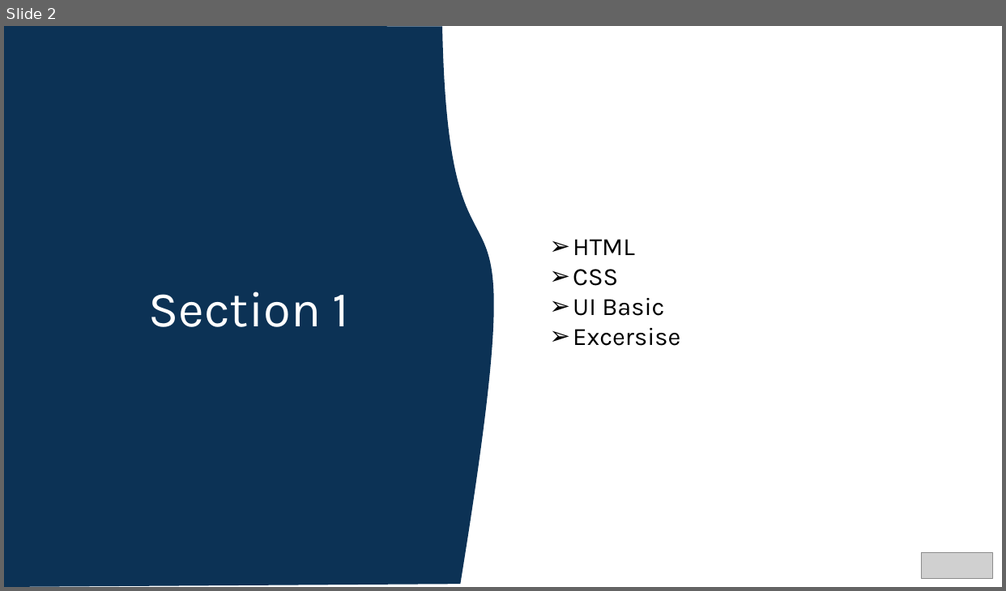
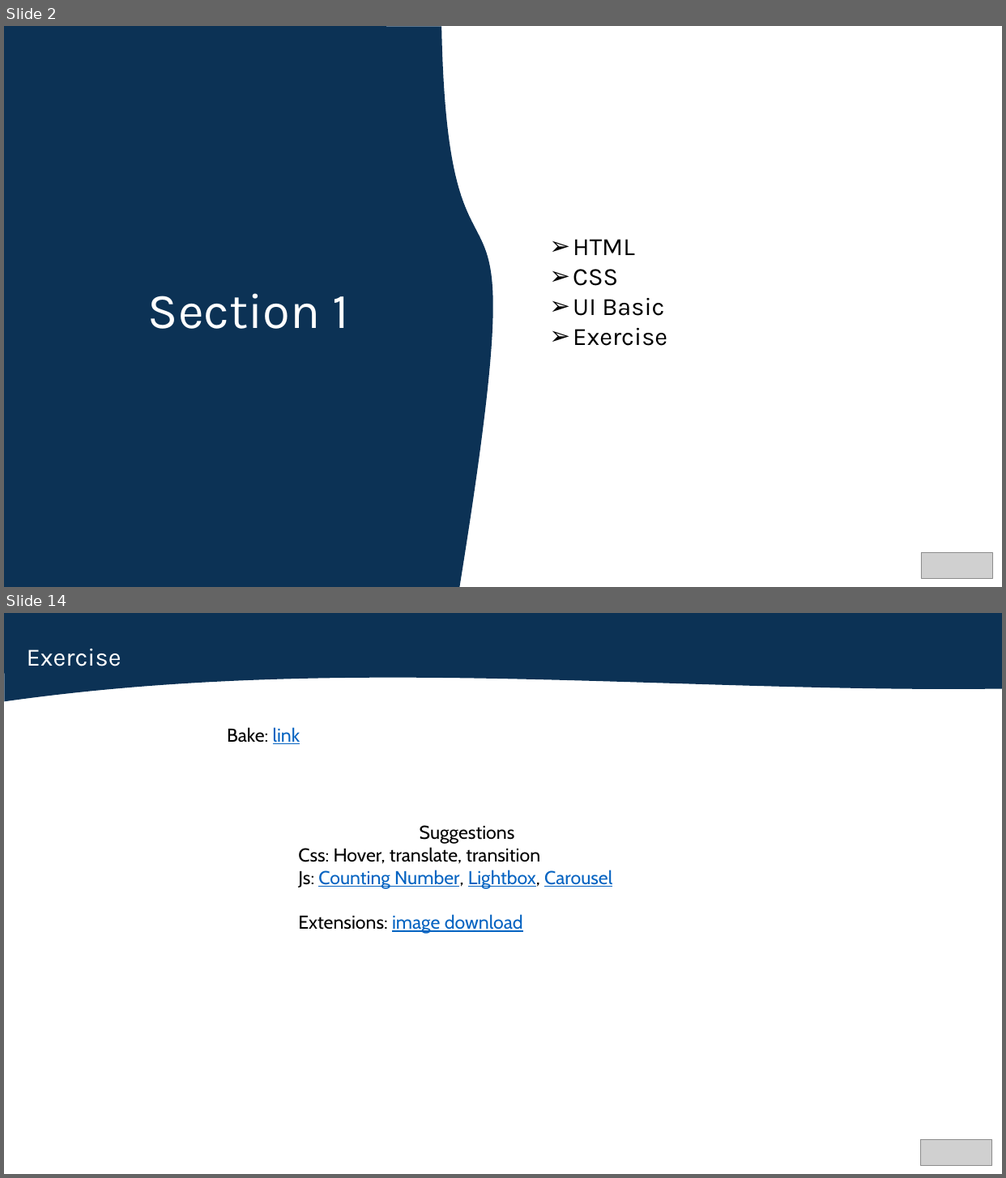
Before and after one commit to Luca-Linh/Odoo-Project, a slide deck: FE_Lesson/Lesson-1.pptx. Shown one above the other, each under a label of ours: slide 2 before the commit, slides 2 and 14 after it; the slides between them are not shown. The pictures are 1006x591 and 1006x1178 pixels, drawn with LibreOffice and Linux fonts; fonts in the diff are those of the drawing; grey boxes stand for pictures. Boxes give left, top, right and bottom in pixels: in the first picture for what was removed or moved away, otherwise in the second. Text is boxed around its words. In the diff, an @@ line names an element or a change of style, - is before the commit and + after.

```diff
--- a/FE_Lesson/Lesson-1.pptx
+++ b/FE_Lesson/Lesson-1.pptx
@@ slide 14 added at (x1=4, y1=613, x2=1002, y2=1174), background #FFFFFF @@
@@ freeform shape added at (x1=4, y1=613, x2=1002, y2=701), fill #0C3255 @@
@@ text added at (x1=27, y1=649, x2=121, y2=666), 24 pt, text #FFFFFF @@
+Exercise
@@ text added at (x1=227, y1=727, x2=300, y2=744), 18 pt, text #000000 @@
+Bake: link
@@ text added at (x1=298, y1=825, x2=612, y2=934), 18 pt, text #000000 @@
+Suggestions
+Css: Hover, translate, transition
+Js: Counting Number, Lightbox, Carousel
+Extensions: image download
@@ picture added at (x1=921, y1=1140, x2=992, y2=1165) @@
@@ slide 2 changed as well @@
@@ freeform shape "Section 1" at (x1=4, y1=26, x2=493, y2=587): outline redrawn @@
@@ text at (x1=573, y1=328, x2=667, y2=346): text changed @@
-➢ Excersise
+➢ Exercise
```
Also in this commit, not shown: 1 other slide changed, 11 other slides added.
